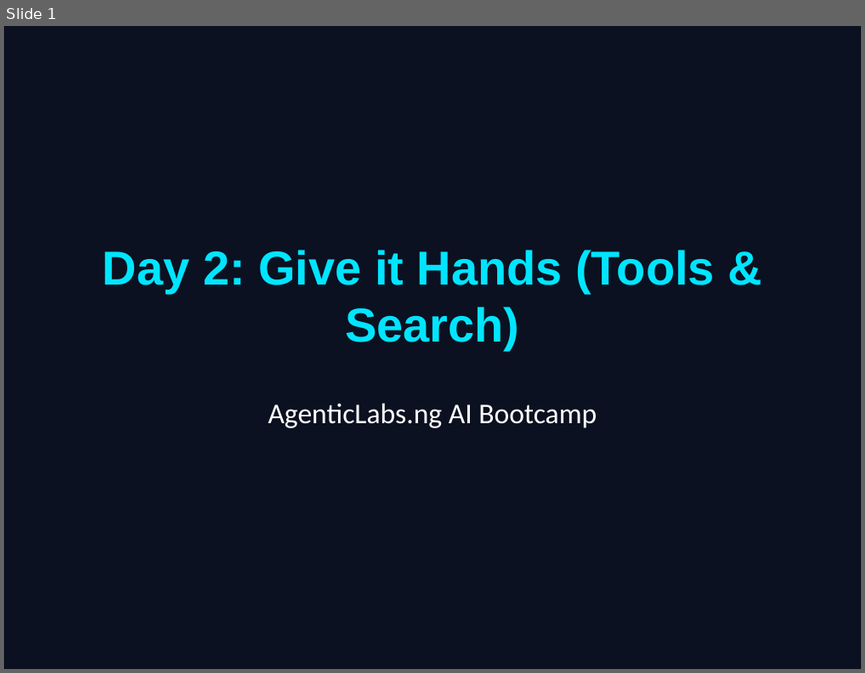
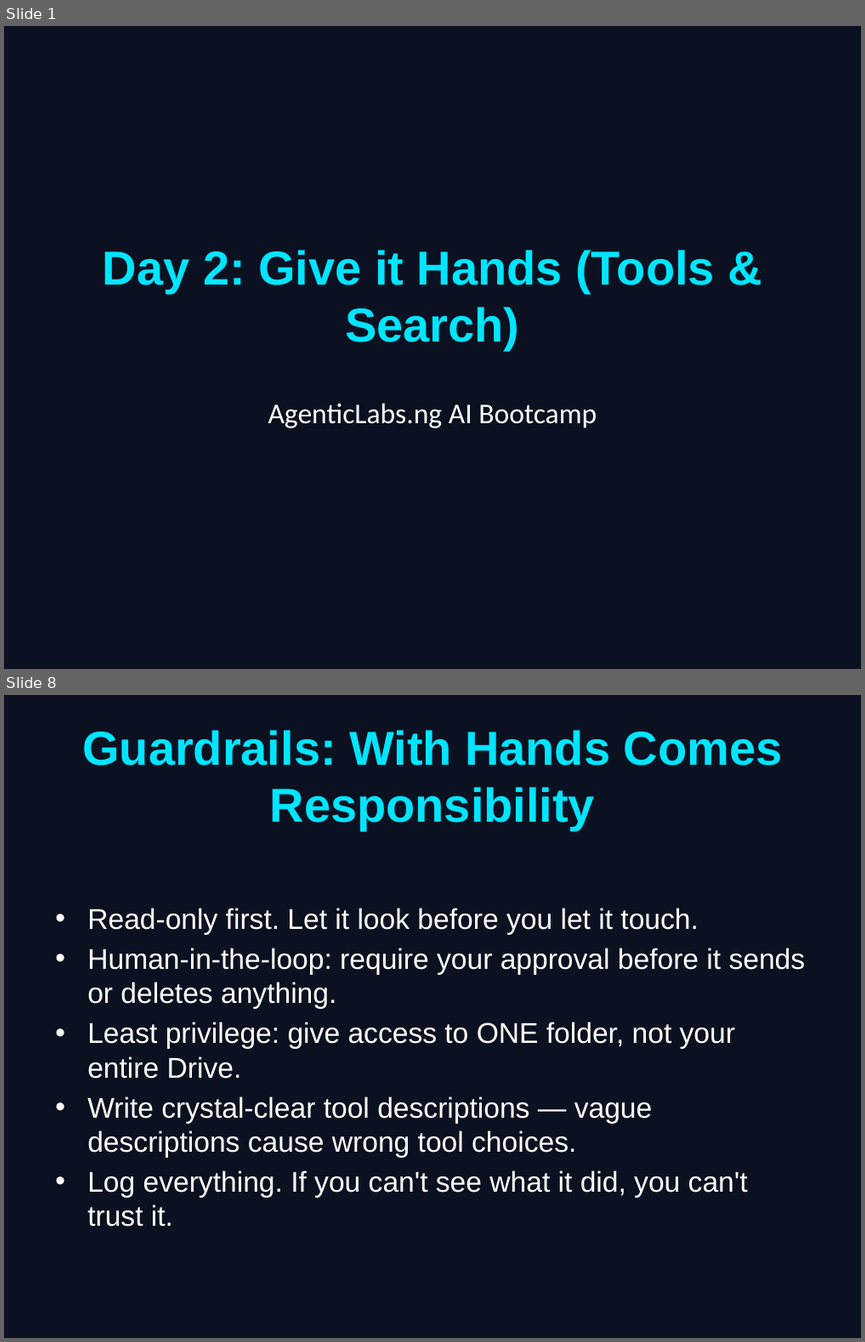
Before and after one commit to INTeniola/agentic-courses, a slide deck: ai-beginner-bootcamp-outline/day_2/Day_2_Slides.pptx. Shown one above the other, each under a label of ours: slide 1 before the commit, slides 1 and 8 after it; the slides between them are not shown. The pictures are 865x673 and 865x1342 pixels, drawn with LibreOffice and Linux fonts; fonts in the diff are those of the drawing. Boxes give left, top, right and bottom in pixels: in the first picture for what was removed or moved away, otherwise in the second. Text is boxed around its words. In the diff, an @@ line names an element or a change of style, - is before the commit and + after.

```diff
--- a/ai-beginner-bootcamp-outline/day_2/Day_2_Slides.pptx
+++ b/ai-beginner-bootcamp-outline/day_2/Day_2_Slides.pptx
@@ slide 8 added at [4, 695, 861, 1338], background #0B1120 @@
@@ title added at [82, 730, 783, 830], 40 pt, text #00E5FF, bold @@
+Guardrails: With Hands Comes Responsibility
@@ text added at [87, 907, 806, 1226], 24 pt, text #FFFFFF @@
+• Read-only first. Let it look before you let it touch.
+• Human-in-the-loop: require your approval before it sends or deletes anything.
+• Least privilege: give access to ONE folder, not your entire Drive.
+• Write crystal-clear tool descriptions — vague descriptions cause wrong tool choices.
+• Log everything. If you can't see what it did, you can't trust it.
```
Also in this commit, not shown: 7 slides changed, 1 slide removed, 35 other files.
